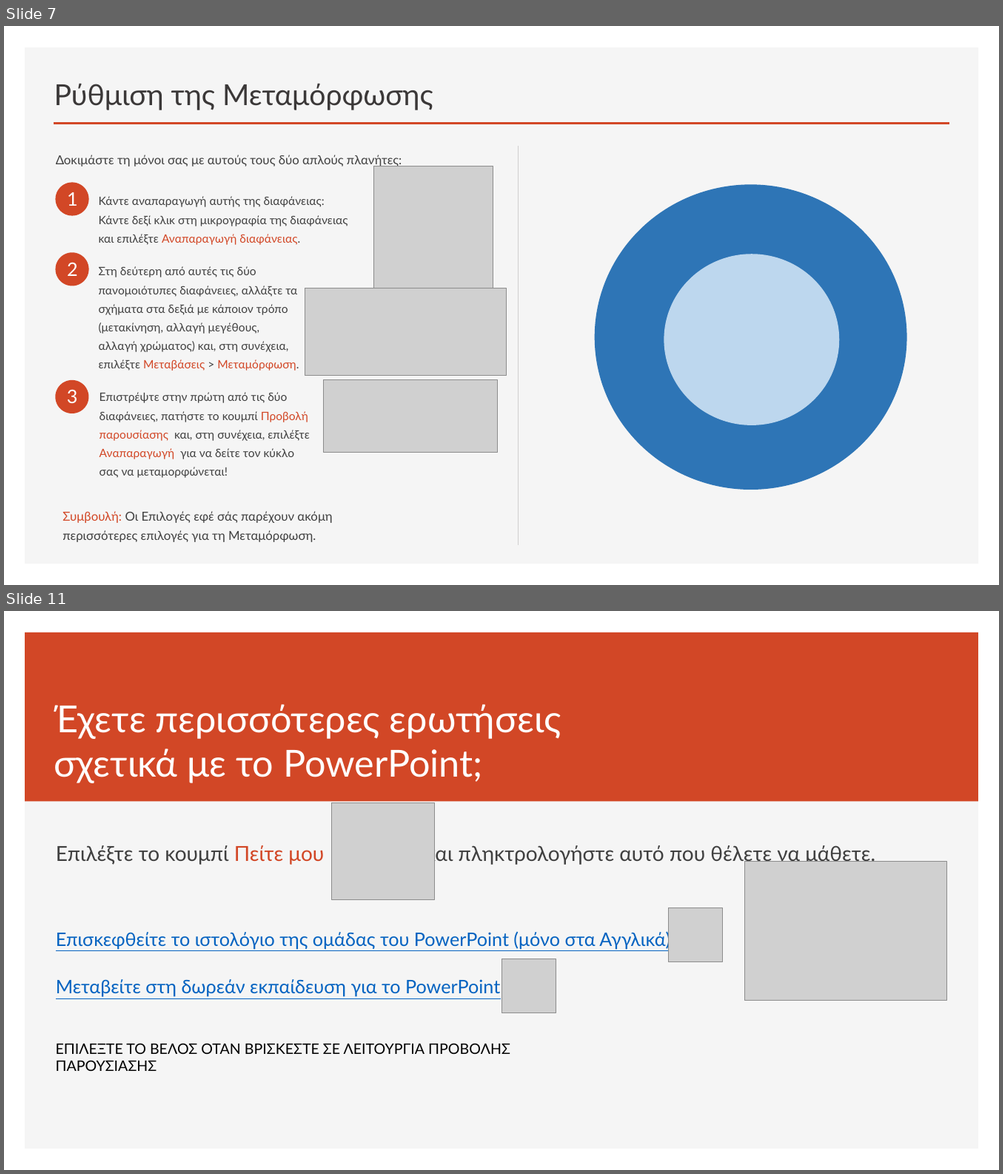
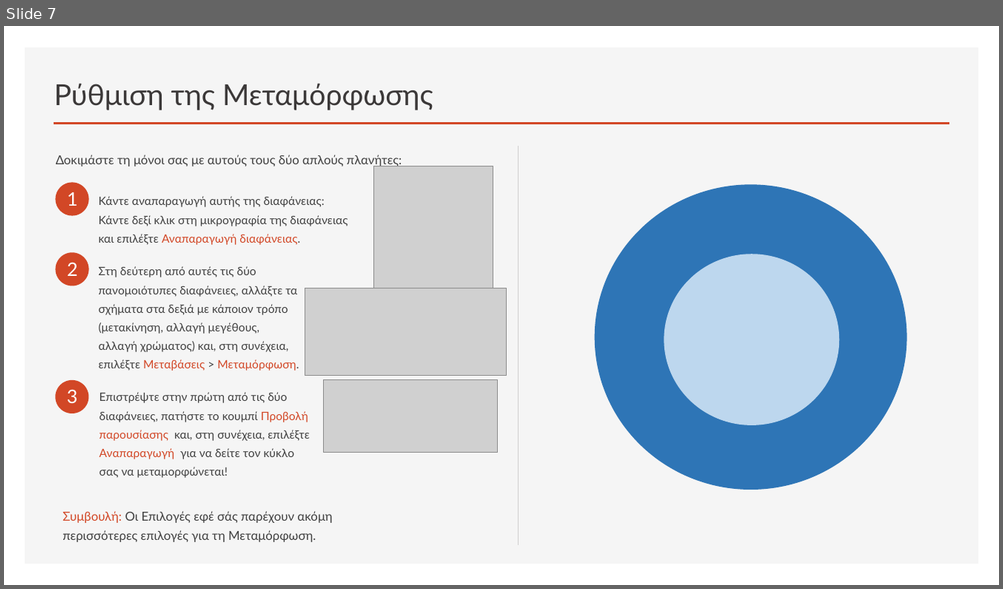
Before and after one commit to nikosbampis/Machine-Learning, a slide deck: machine-learning-12-13.pptx. Shown one above the other, each under a label of ours: slides 7 and 11 before the commit, slide 7 after it; the slides between them are not shown. The pictures are 1003x1174 and 1003x589 pixels, drawn with LibreOffice and Linux fonts; fonts in the diff are those of the drawing; grey boxes stand for pictures. Boxes give left, top, right and bottom in pixels: in the first picture for what was removed or moved away, otherwise in the second. Text is boxed around its words. In the diff, an @@ line names an element or a change of style, - is before the commit and + after.

```diff
--- a/machine-learning-12-13.pptx
+++ b/machine-learning-12-13.pptx
@@ slide 11 removed at <box>4,611,999,1170</box>, background #FFFFFF; not listed: 1 template element that a slide beside it also shows @@
@@ rectangle removed at <box>25,632,979,802</box> @@
@@ title removed at <box>54,704,561,783</box> @@
-Έχετε περισσότερες ερωτήσεις σχετικά με το PowerPoint;
@@ picture removed at <box>332,803,435,900</box> @@
@@ text removed at <box>56,843,875,997</box> @@
-Επιλέξτε το κουμπί Πείτε μου και πληκτρολογήστε αυτό που θέλετε να μάθετε.
-Επισκεφθείτε το ιστολόγιο της ομάδας του PowerPoint (μόνο στα Αγγλικά)
-Μεταβείτε στη δωρεάν εκπαίδευση για το PowerPoint
@@ picture removed at <box>744,862,946,1001</box> @@
@@ picture removed at <box>669,908,723,962</box> @@
@@ picture removed at <box>502,960,555,1013</box> @@
@@ text removed at <box>56,1043,510,1071</box> @@
-ΕΠΙΛΕΞΤΕ ΤΟ ΒΕΛΟΣ ΟΤΑΝ ΒΡΙΣΚΕΣΤΕ ΣΕ ΛΕΙΤΟΥΡΓΙΑ ΠΡΟΒΟΛΗΣ ΠΑΡΟΥΣΙΑΣΗΣ
```
Also in this commit, not shown: 2 slides changed, 4 slides added, 3 other slides removed.
